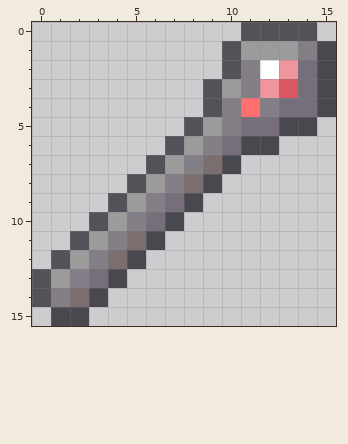
Edited in one commit: pixel-art file (src/main/resources/assets/evoker_staff_2.aseprite). The picture above was drawn from the file before the commit.
16x16 pixels, 1 frame.
After:
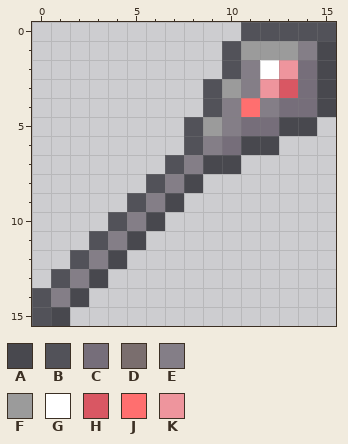
Palette (. is transparent): A #48484e  B #525259  C #766e7a  D #7a6e6e  E #847e87  F #9b9b9b  G #ffffff  H #d95763  J #ff6f6f  K #ee959d
What changed:
Layer "Layer 3":
y 0: x 15 . -> B
y 6: x 7..8 BF -> .B
y 7: x 6..7 BF -> .B; x 9 D -> A
y 8: x 5..6 BF -> .B; x 8..9 DA -> A.
y 9: x 4..5 BF -> .B; x 7..8 CA -> A.
y 10: x 3..4 BF -> .B; x 6..7 CA -> A.
y 11: x 2..3 BF -> .B; x 5..6 DA -> A.
y 12: x 1..2 BF -> .B; x 4..5 DA -> A.
y 13: x 0..1 BF -> .B; x 3..4 CA -> A.
y 14: x 2..3 DA -> A.
y 15: x 0 . -> B; x 2 A -> .
